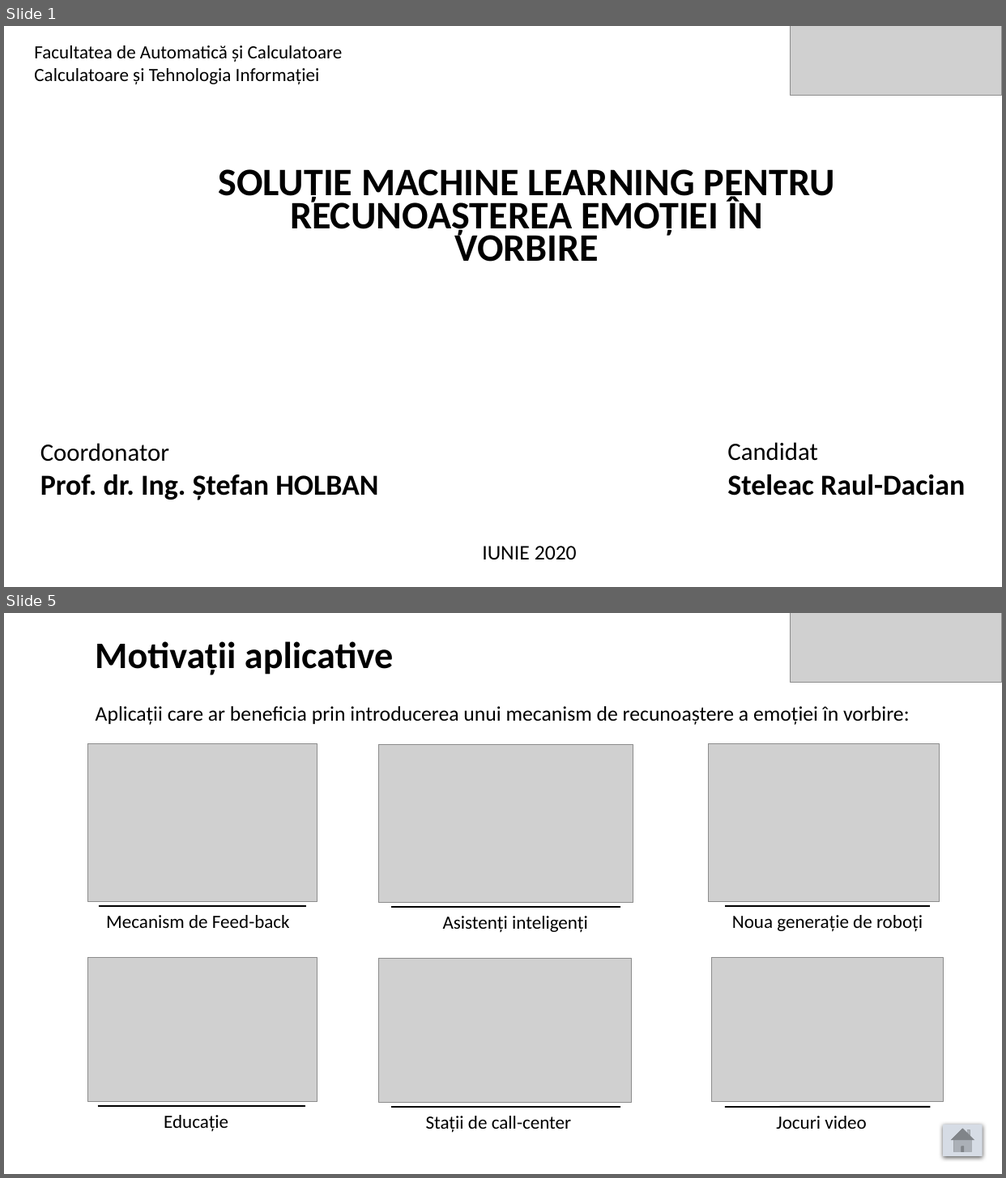
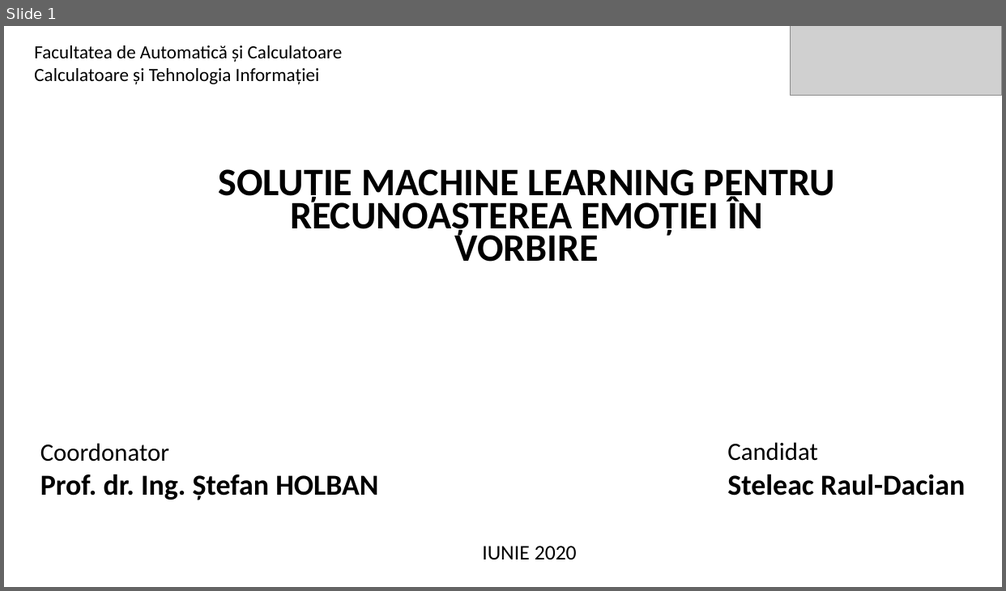
Before and after one commit to raulsteleac/Speech_Emotion_Recognition, a slide deck: LucrareLicenta/PrezentareLucrare.pptx. Shown one above the other, each under a label of ours: slides 1 and 5 before the commit, slide 1 after it; the slides between them are not shown. The pictures are 1006x1178 and 1006x591 pixels, drawn with LibreOffice and Linux fonts; fonts in the diff are those of the drawing; grey boxes stand for pictures. Boxes give left, top, right and bottom in pixels: in the first picture for what was removed or moved away, otherwise in the second. Text is boxed around its words. In the diff, an @@ line names an element or a change of style, - is before the commit and + after.

```diff
--- a/LucrareLicenta/PrezentareLucrare.pptx
+++ b/LucrareLicenta/PrezentareLucrare.pptx
@@ slide 5 removed at (4, 613, 1002, 1174), background #FFFFFF @@
@@ picture removed at (790, 613, 1002, 683) @@
@@ text removed at (95, 641, 393, 675) @@
-Motivații aplicative
@@ text removed at (96, 706, 910, 725) @@
-Aplicații care ar beneficia prin introducerea unui mecanism de recunoaștere a emoției în vorbire:
@@ picture removed at (88, 744, 317, 903) @@
@@ picture removed at (379, 745, 633, 904) @@
@@ picture removed at (709, 744, 940, 903) @@
@@ line removed from (99, 906) to (305, 906) @@
@@ text removed at (106, 915, 290, 928) @@
-Mecanism de Feed-back
@@ line removed from (391, 907) to (620, 907) @@
@@ text removed at (443, 916, 588, 932) @@
-Asistenți inteligenți
@@ line removed from (725, 906) to (930, 906) @@
@@ text removed at (732, 915, 923, 932) @@
-Noua generație de roboți
@@ picture removed at (88, 958, 317, 1102) @@
@@ picture removed at (379, 959, 632, 1102) @@
@@ picture removed at (711, 958, 943, 1102) @@
@@ line removed from (98, 1106) to (305, 1106) @@
@@ text removed at (164, 1115, 228, 1131) @@
-Educație
@@ line removed from (391, 1107) to (620, 1107) @@
@@ text removed at (426, 1116, 571, 1133) @@
-Stații de call-center
@@ line removed from (725, 1107) to (930, 1107) @@
@@ text removed at (776, 1116, 866, 1129) @@
-Jocuri video
@@ action button home removed at (944, 1125, 982, 1157) @@
```
Also in this commit, not shown: 10 slides changed, 2 slides added, 4 other slides removed, 1 other file.
